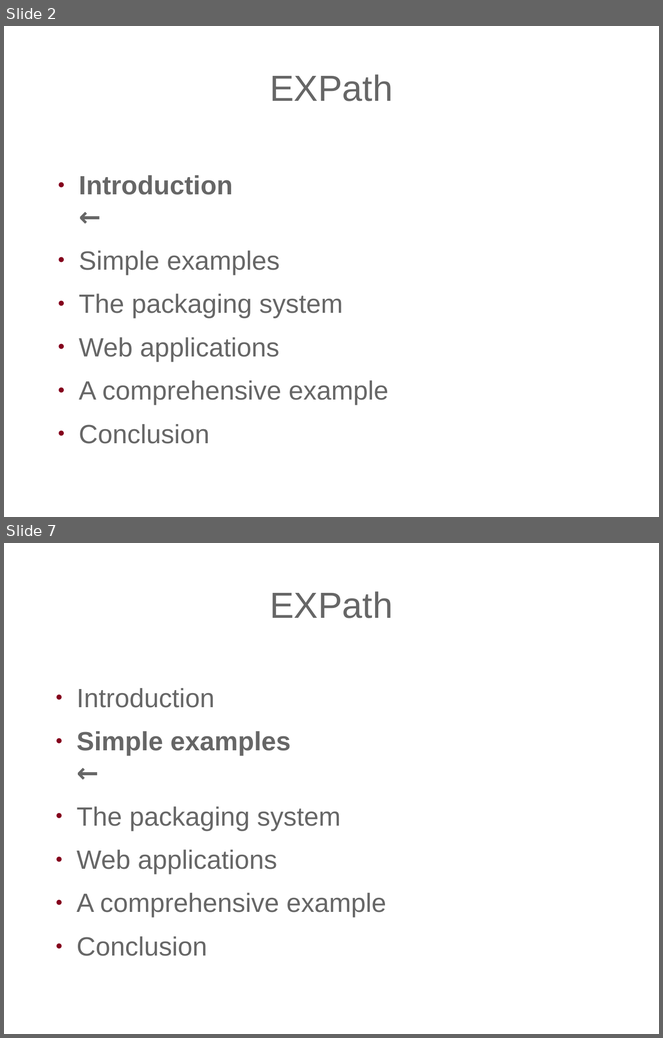
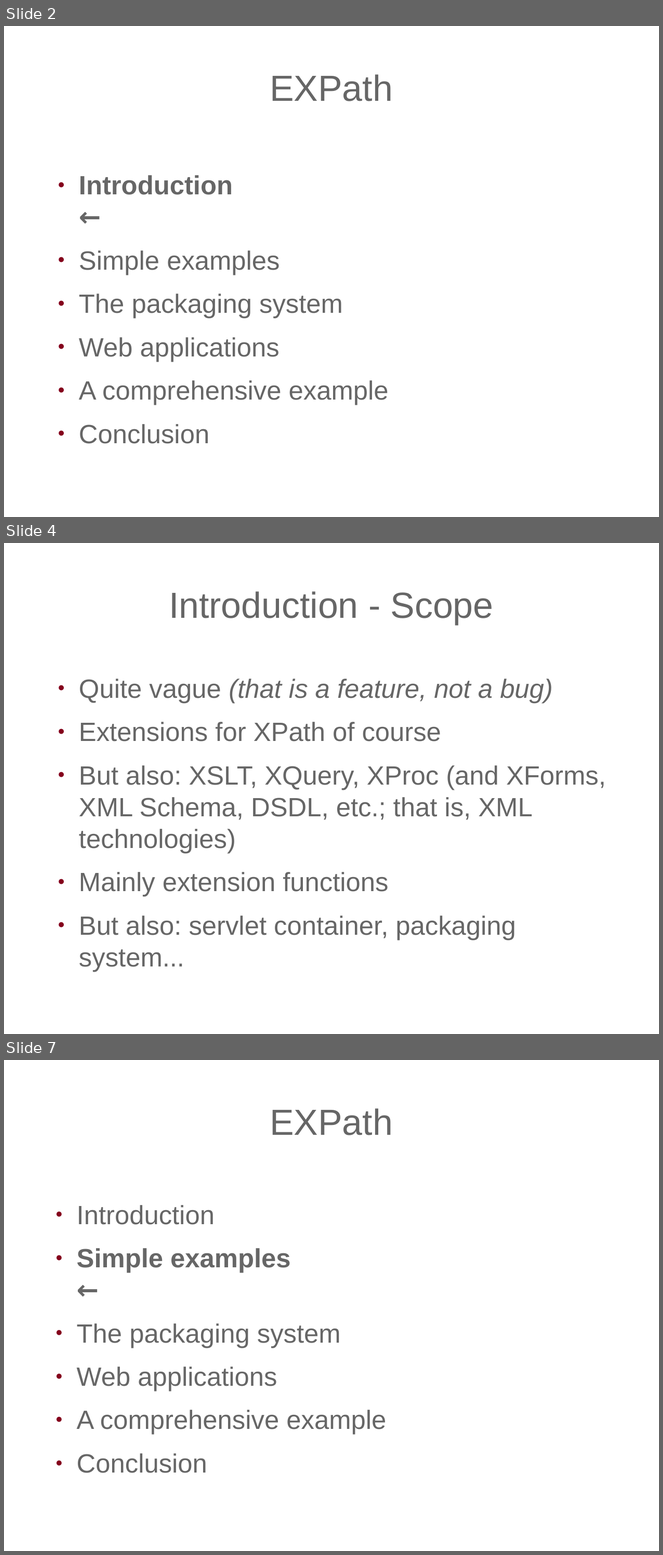
Before and after one commit to expath/expath-www, a slide deck: misc/2010-prague/presentation/fgeorges-expath.odp. Shown one above the other, each under a label of ours: slides 2 and 7 before the commit, slides 2, 4 and 7 after it; the slides between them are not shown. The pictures are 663x1038 and 663x1555 pixels, drawn with LibreOffice and Linux fonts; fonts in the diff are those of the drawing; background and template pictures are left out. Boxes give left, top, right and bottom in pixels: in the first picture for what was removed or moved away, otherwise in the second. Text is boxed around its words. In the diff, an @@ line names an element or a change of style, - is before the commit and + after.

```diff
--- a/misc/2010-prague/presentation/fgeorges-expath.odp
+++ b/misc/2010-prague/presentation/fgeorges-expath.odp
@@ slide 4 added at bbox=[4, 543, 659, 1034], background picture (left out) @@
@@ title added at bbox=[169, 591, 494, 625], 44 pt, text #666666 @@
+Introduction - Scope
@@ text added at bbox=[79, 679, 606, 972], 32 pt, text #666666 @@
+● Quite vague (that is a feature, not a bug)
+● Extensions for XPath of course
+● But also: XSLT, XQuery, XProc (and XForms, XML Schema, DSDL, etc.; that is, XML technologies)
+● Mainly extension functions
+● But also: servlet container, packaging system...
```
Also in this commit, not shown: 1 slide changed, 6 other slides added, 5 slides removed.
